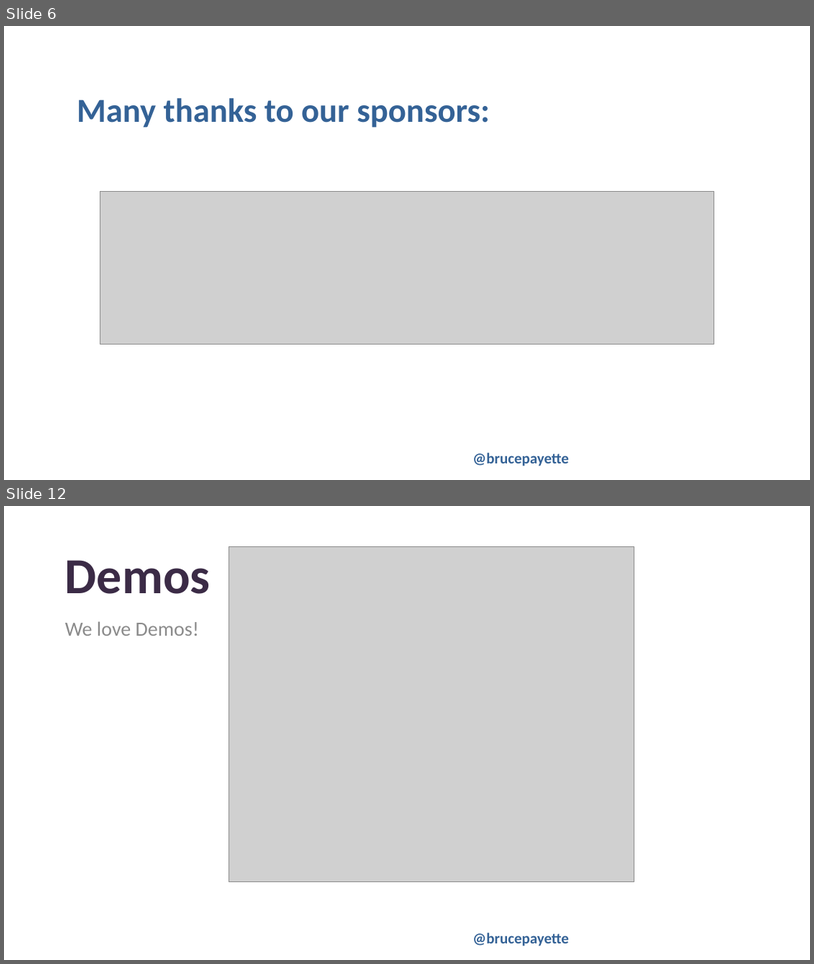
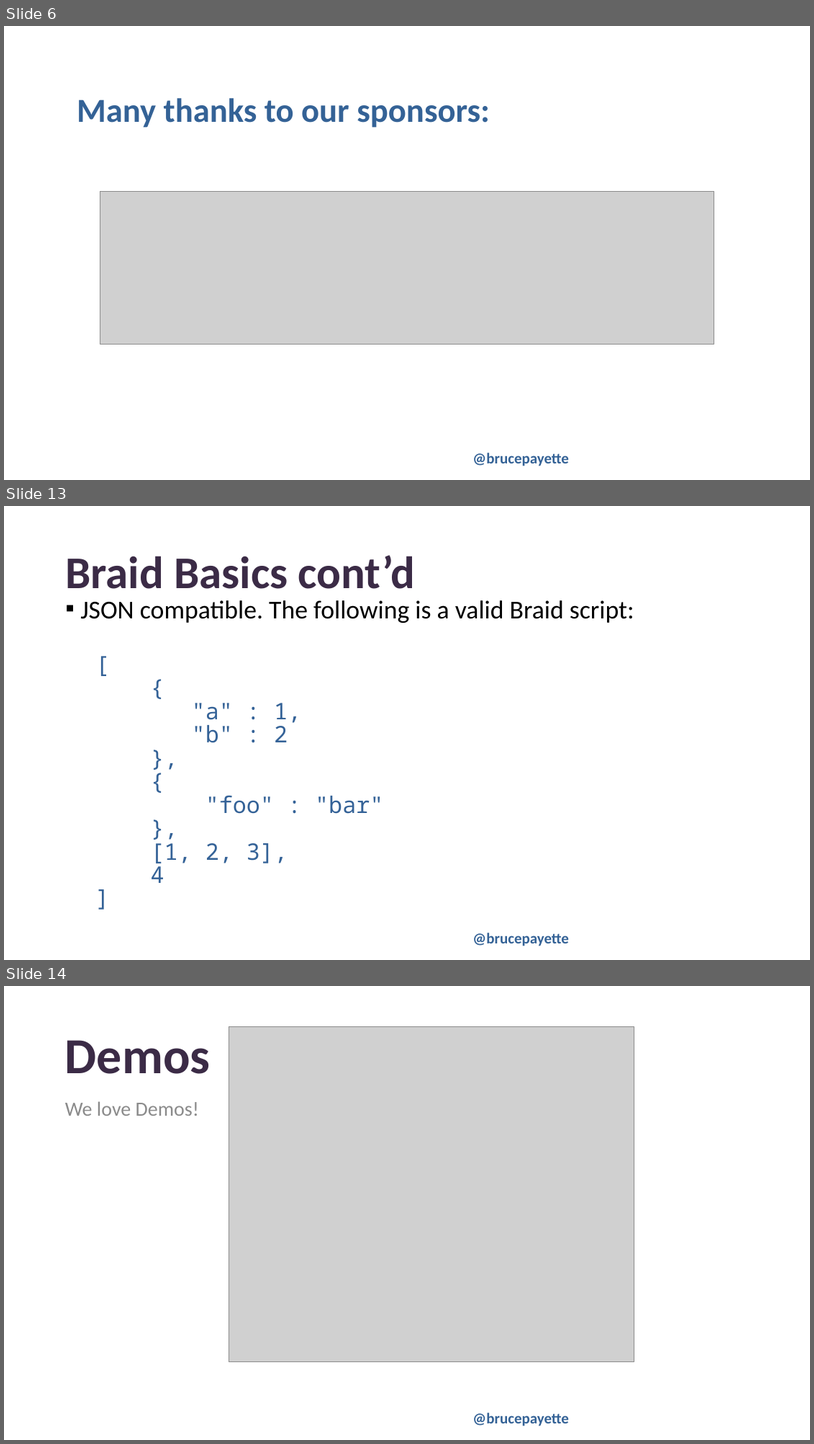
Before and after one commit to BrucePay/PSConfEU2024, a slide deck: payette_2024_braid.pptx. Shown one above the other, each under a label of ours: slides 6 and 12 before the commit, slides 6, 13 and 14 after it; the slides between them are not shown. The pictures are 814x964 and 814x1444 pixels, drawn with LibreOffice and Linux fonts; fonts in the diff are those of the drawing; grey boxes stand for pictures; background and template pictures are left out. Boxes give left, top, right and bottom in pixels: in the first picture for what was removed or moved away, otherwise in the second. Text is boxed around its words. In the diff, an @@ line names an element or a change of style, - is before the commit and + after.

Commit message:
Post presentations. The braid_examples.tl is a start at a tour of braid.

```diff
--- a/payette_2024_braid.pptx
+++ b/payette_2024_braid.pptx
@@ slide 13 added at (4, 506, 810, 960), background picture (left out); not listed: 1 template element that a slide beside it also shows @@
@@ title added at (65, 555, 415, 589), 54 pt, text #3B2B46, bold @@
+Braid Basics cont’d
@@ text added at (80, 600, 635, 883), 30.6 pt, text #000000 @@
+▪ JSON compatible. The following is a valid Braid script:
+  [
+  {
+  "a" : 1,
+  "b" : 2
+  },
+  {
+  "foo" : "bar"
+  },
+  [1, 2, 3],
+  4
+  ]
@@ what was slide 12 is now slide 14 @@
```
Also in this commit, not shown: 7 slides changed, 2 other slides added, 1 other file.
